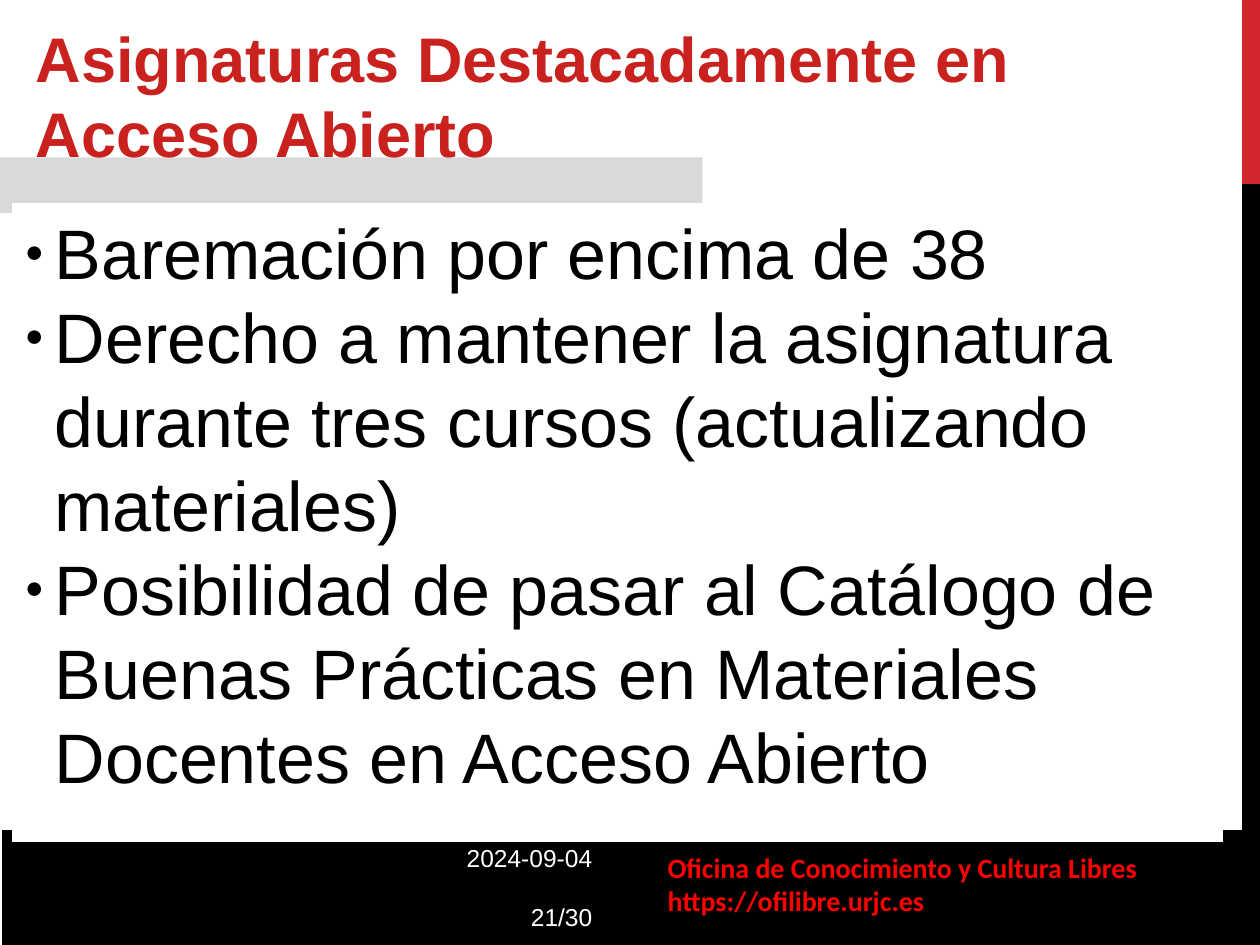
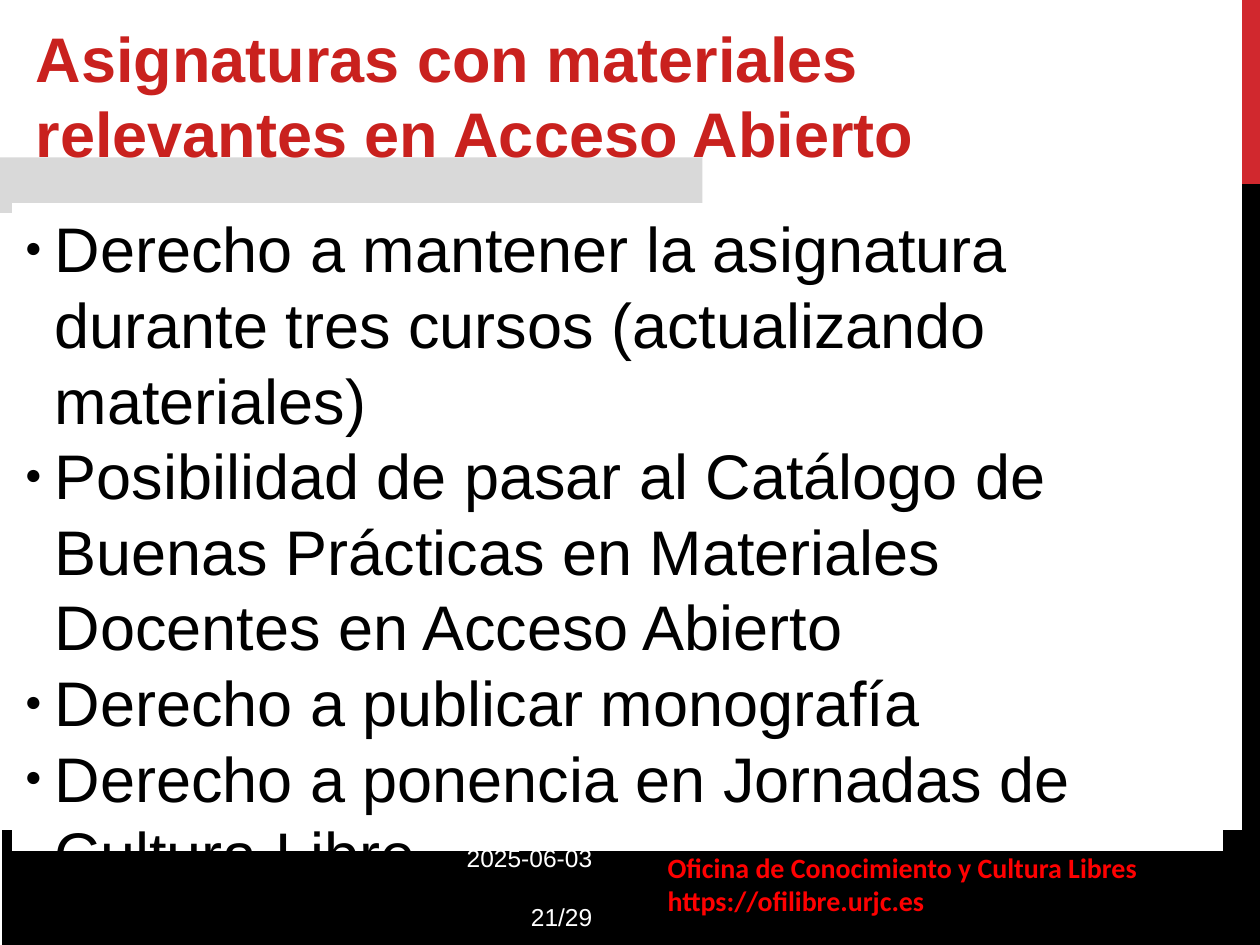
Before and after one commit to roberto-red/ofilibre, a slide deck: slide 21 of static/transpas/convocatoria-asignaturas-abierto/Convocatoria_Asignaturas_Abierto.odp. Drawn at 1260x945 pixels with LibreOffice and Linux fonts; fonts in the diff are those of the drawing; background and template pictures are left out. Boxes give left, top, right and bottom in pixels: in the first picture for what was removed or moved away, otherwise in the second. Text is boxed around its words. In the diff, an @@ line names an element or a change of style, - is before the commit and + after.

```diff
--- a/static/transpas/convocatoria-asignaturas-abierto/Convocatoria_Asignaturas_Abierto.odp
+++ b/static/transpas/convocatoria-asignaturas-abierto/Convocatoria_Asignaturas_Abierto.odp
@@ text at [36, 36, 913, 158]: text changed @@
-Asignaturas Destacadamente en Acceso Abierto
+Asignaturas con materiales relevantes en Acceso Abierto
@@ rectangle "Derecho a mantener la asignatura ...": place and size @@
-rectangle "Derecho a mantener la asignatura ..." at [13, 204, 1222, 842]
+rectangle "Derecho a mantener la asignatura ..." at [13, 204, 1222, 852]
@@ text in rectangle at [55, 227, 988, 293]: paragraph removed @@
-● Baremación por encima de 38
@@ text in rectangle at [55, 226, 1045, 651]: size 40 to 36 pt in "Derecho a mantener la asignatura durante tres ...", "Posibilidad de pasar al Catálogo de Buenas ..." @@
@@ text in rectangle at [55, 679, 1070, 851]: paragraphs added @@
+● Derecho a publicar monografía
+● Derecho a ponencia en Jornadas de Cultura Libre
@@ text at [467, 848, 592, 927]: text changed @@
-2024-09-04
-21/30
+2025-06-03
+21/29
```
Also in this commit, not shown: 18 other slides changed, 1 slide removed, 1 other file.
